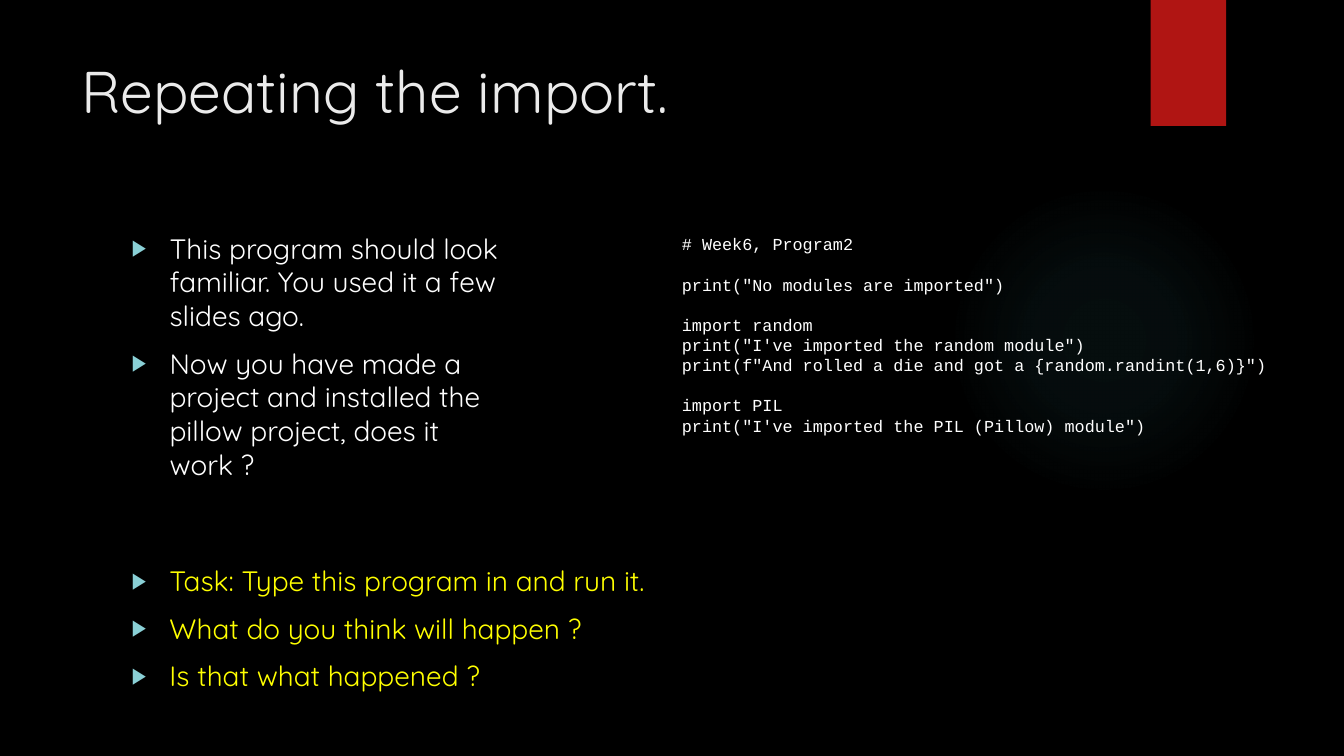
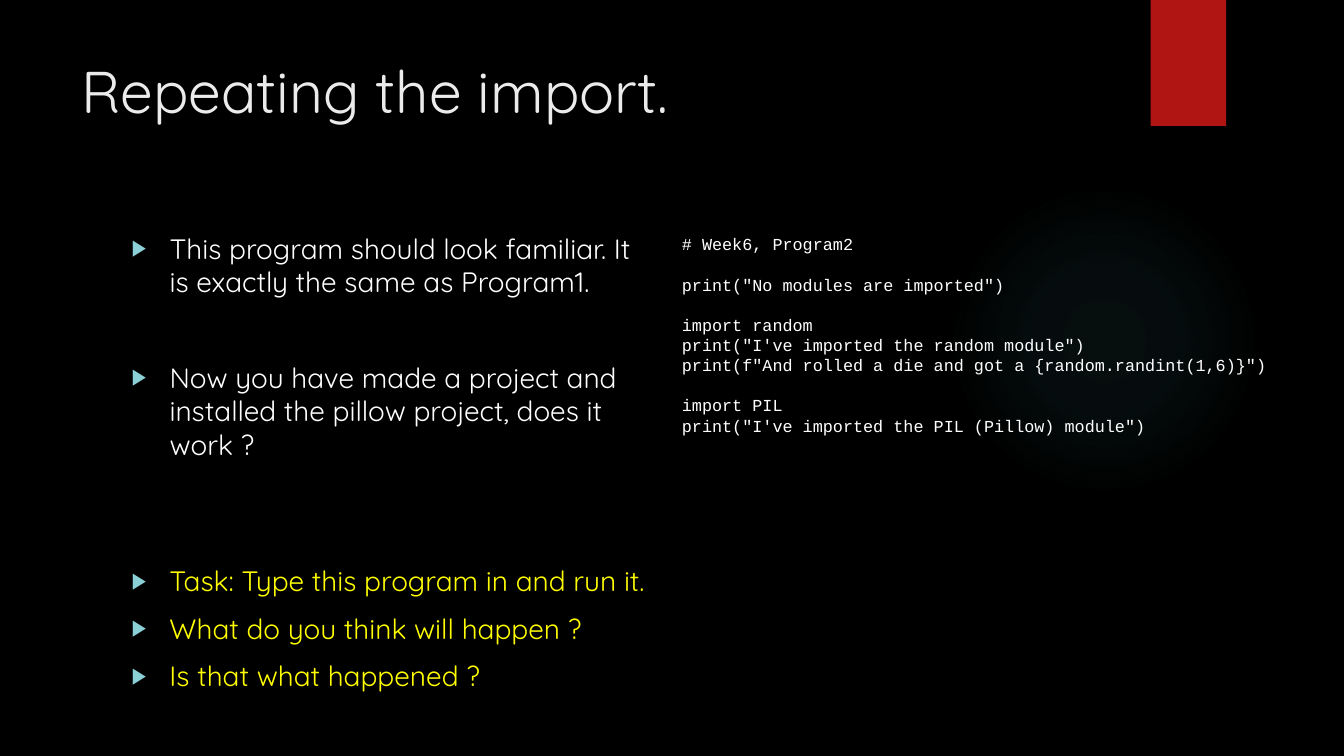
Before and after one commit to davidgroves/DGM_Tutorials, a slide deck: slide 12 of week6/week6.pptx. Drawn at 1344x756 pixels with LibreOffice and Linux fonts; fonts in the diff are those of the drawing; background and template pictures are left out. Boxes give left, top, right and bottom in pixels: in the first picture for what was removed or moved away, otherwise in the second. Text is boxed around its words. In the diff, an @@ line names an element or a change of style, - is before the commit and + after.

```diff
--- a/week6/week6.pptx
+++ b/week6/week6.pptx
@@ text at (170, 238, 631, 298): text changed @@
-▶ This program should look familiar. You used it a few slides ago.
+▶ This program should look familiar. It is exactly the same as Program1.
```
Also in this commit, not shown: 2 other slides changed, 4 slides added, 2 other files.
